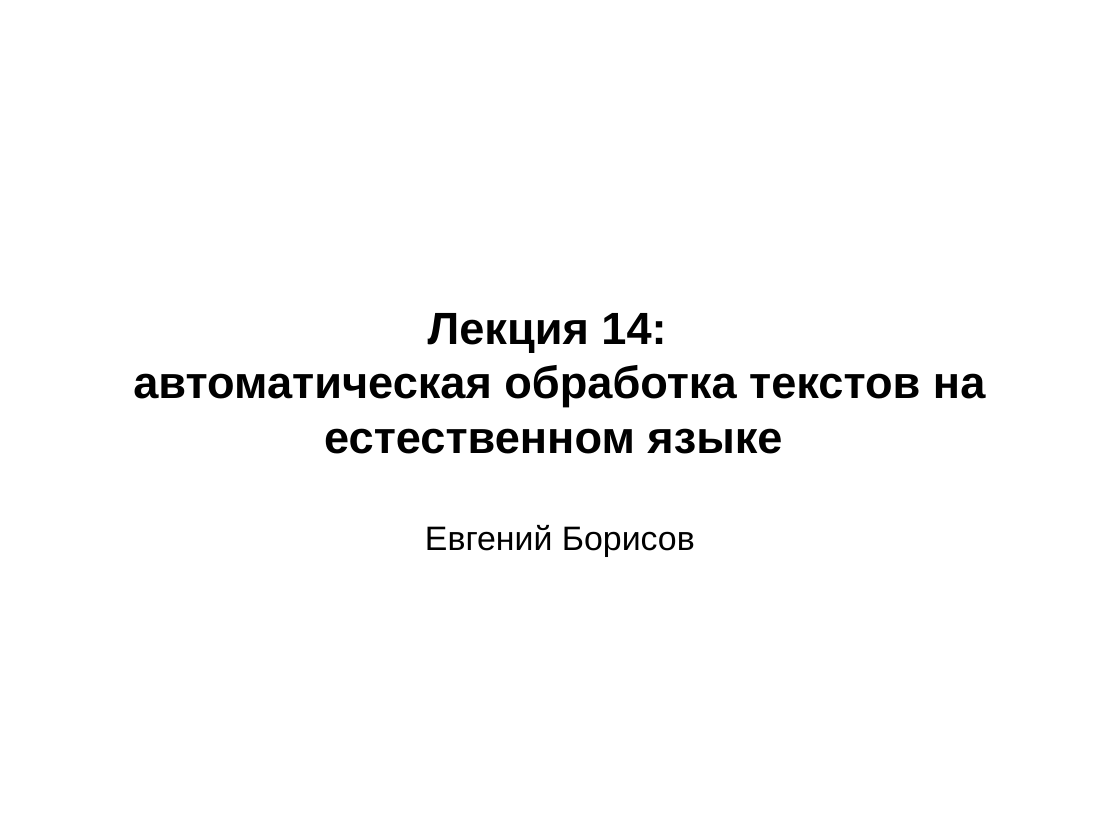
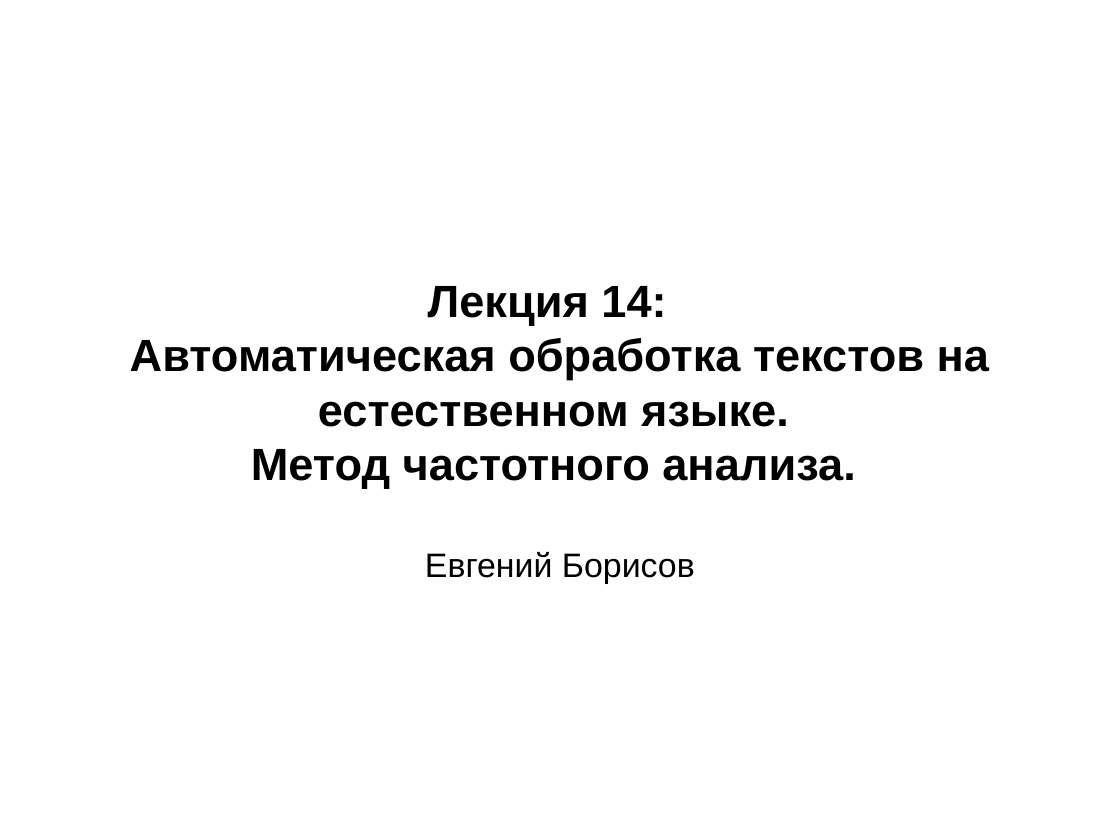
Before and after one commit to mechanoid5/ml_lectorium_legacy, a slide deck: slide 1 of 13-text-proc.odp. Drawn at 1120x840 pixels with LibreOffice and Linux fonts; fonts in the diff are those of the drawing; background and template pictures are left out. Boxes give left, top, right and bottom in pixels: in the first picture for what was removed or moved away, otherwise in the second. Text is boxed around its words. In the diff, an @@ line names an element or a change of style, - is before the commit and + after.

```diff
--- a/13-text-proc.odp
+++ b/13-text-proc.odp
@@ subtitle at (130, 338, 989, 488): text changed @@
-автоматическая обработка текстов на естественном языке
+Автоматическая обработка текстов на естественном языке.
+Метод частотного анализа.
```
Also in this commit, not shown: 5 other slides changed, 6 slides added, 7 other files.
